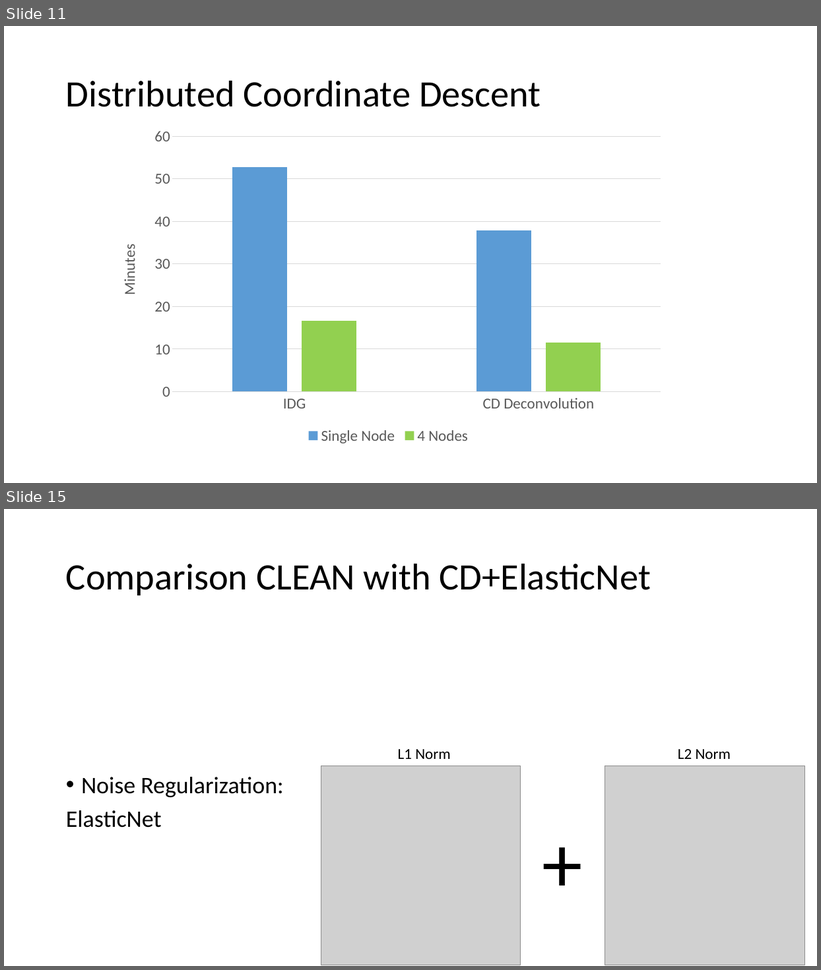
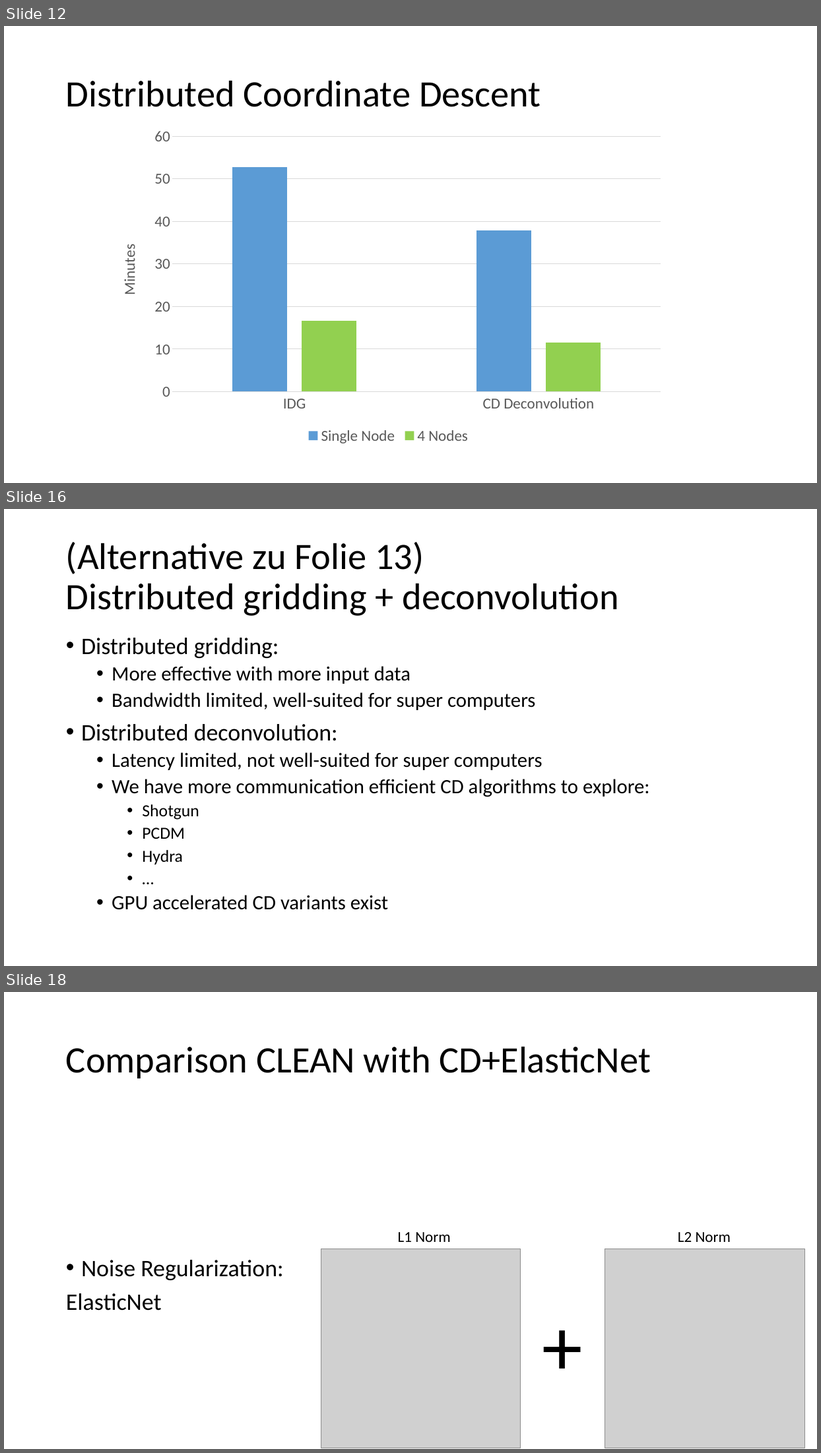
Before and after one commit to lord-blueberry/p9-doc, a slide deck: SKA-Days/pp.pptx. Shown one above the other, each under a label of ours: slides 11 and 15 before the commit, slides 12, 16 and 18 after it; the slides between them are not shown. The pictures are 821x970 and 821x1453 pixels, drawn with LibreOffice and Linux fonts; fonts in the diff are those of the drawing; grey boxes stand for pictures. Boxes give left, top, right and bottom in pixels: in the first picture for what was removed or moved away, otherwise in the second. Text is boxed around its words. In the diff, an @@ line names an element or a change of style, - is before the commit and + after.

```diff
--- a/SKA-Days/pp.pptx
+++ b/SKA-Days/pp.pptx
@@ slide 16 added at [4,509,817,966], background #FFFFFF @@
@@ title added at [66,542,619,616], 44 pt, text #000000 @@
+(Alternative zu Folie 13)
+Distributed gridding + deconvolution
@@ text added at [81,638,650,910], 24 pt, text #000000 @@
+• Distributed gridding:
+  • More effective with more input data
+  • Bandwidth limited, well-suited for super computers
+• Distributed deconvolution:
+  • Latency limited, not well-suited for super computers
+  • We have more communication efficient CD algorithms to explore:
+    • Shotgun
+    • PCDM
+    • Hydra
+    • …
+  • GPU accelerated CD variants exist
@@ what was slide 11 is now slide 12 @@
@@ what was slide 15 is now slide 18 @@
```
Also in this commit, not shown: 9 slides changed, 3 other slides added, 1 slide removed, 5 other files.
